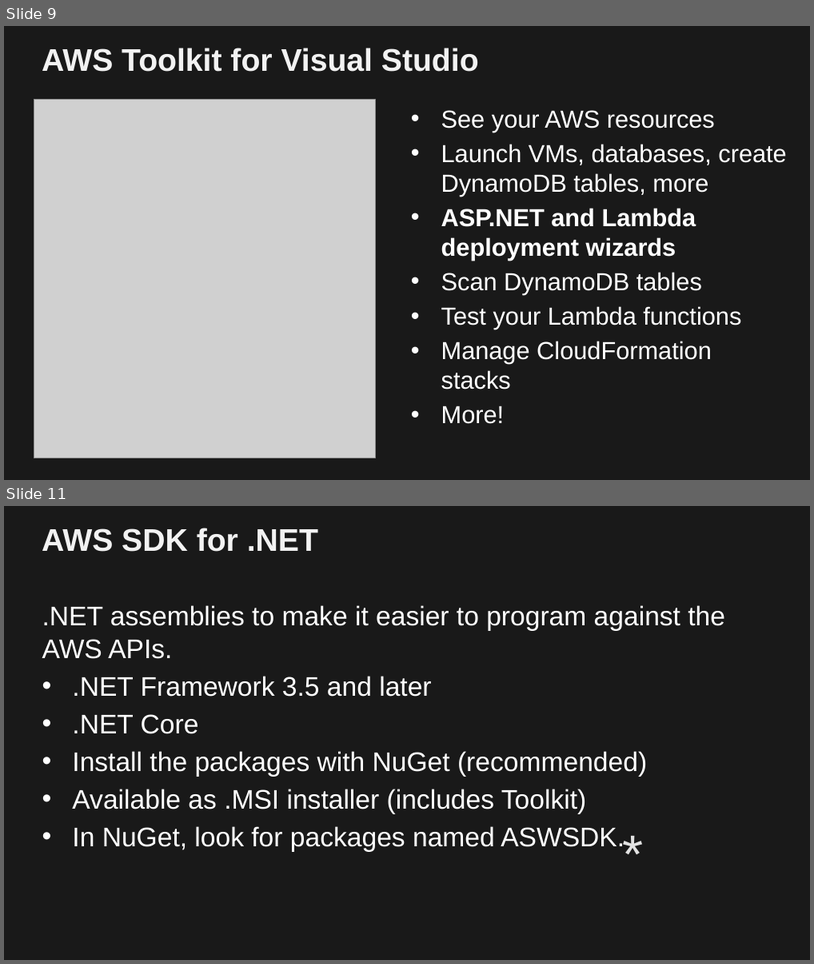
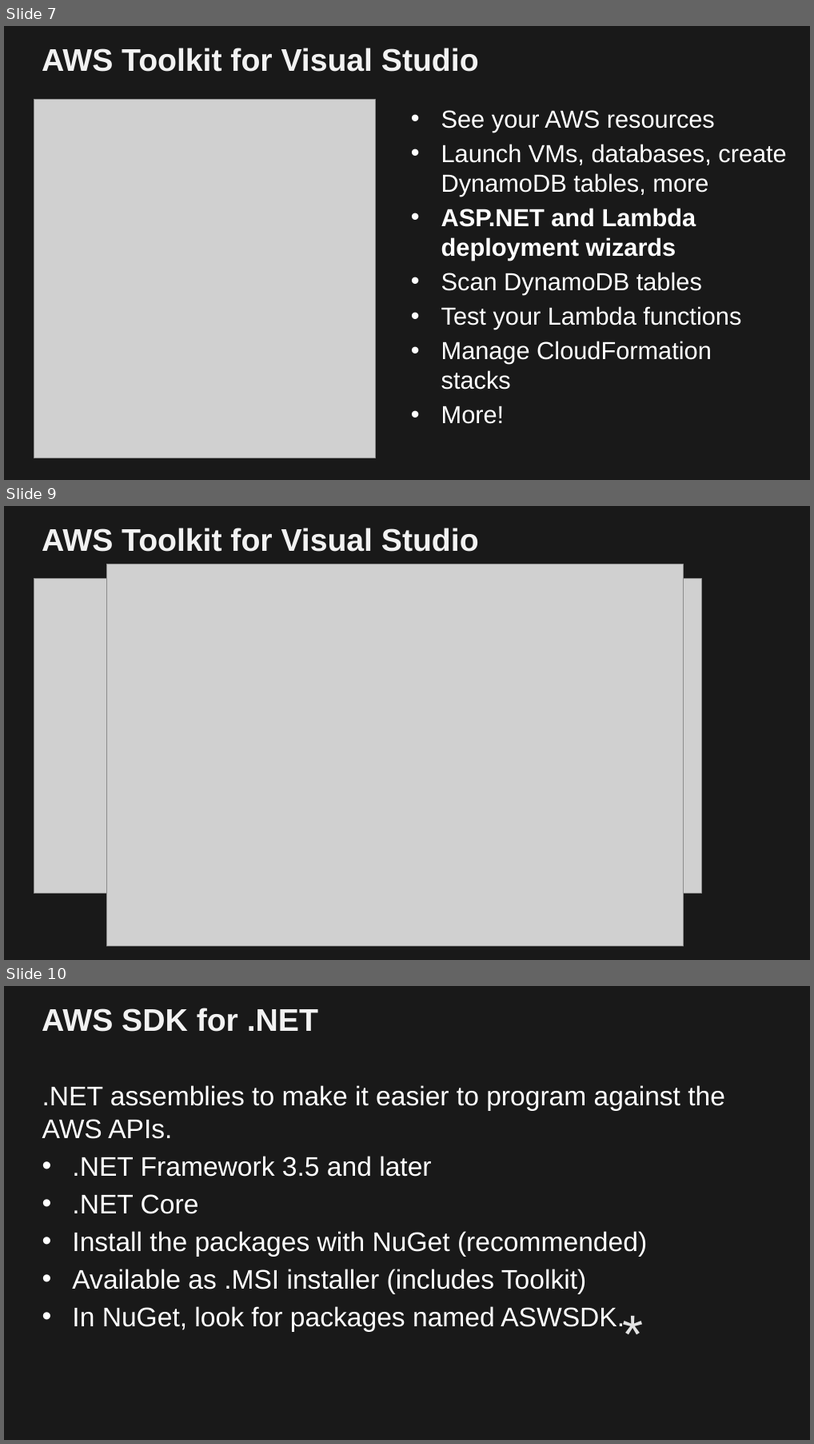
Before and after one commit to paulfryer/dotnetonaws, a slide deck: Presentation/PADNUG-July-2017.pptx. Shown one above the other, each under a label of ours: slides 9 and 11 before the commit, slides 7, 9 and 10 after it; the slides between them are not shown. The pictures are 814x964 and 814x1444 pixels, drawn with LibreOffice and Linux fonts; fonts in the diff are those of the drawing; grey boxes stand for pictures; background and template pictures are left out. Boxes give left, top, right and bottom in pixels: in the first picture for what was removed or moved away, otherwise in the second. Text is boxed around its words. In the diff, an @@ line names an element or a change of style, - is before the commit and + after.

```diff
--- a/Presentation/PADNUG-July-2017.pptx
+++ b/Presentation/PADNUG-July-2017.pptx
@@ slide 9 added at box(4, 506, 810, 960), background #191919 @@
@@ title added at box(42, 528, 479, 552), 28 pt, text #F2F2F2, bold @@
+AWS Toolkit for Visual Studio
@@ picture added at box(107, 564, 685, 945) @@
@@ picture added at box(34, 579, 702, 893) @@
@@ what was slide 9 is now slide 7 @@
@@ what was slide 11 is now slide 10 @@
```
Also in this commit, not shown: 2 slides changed, 2 other slides added, 5 slides removed.
